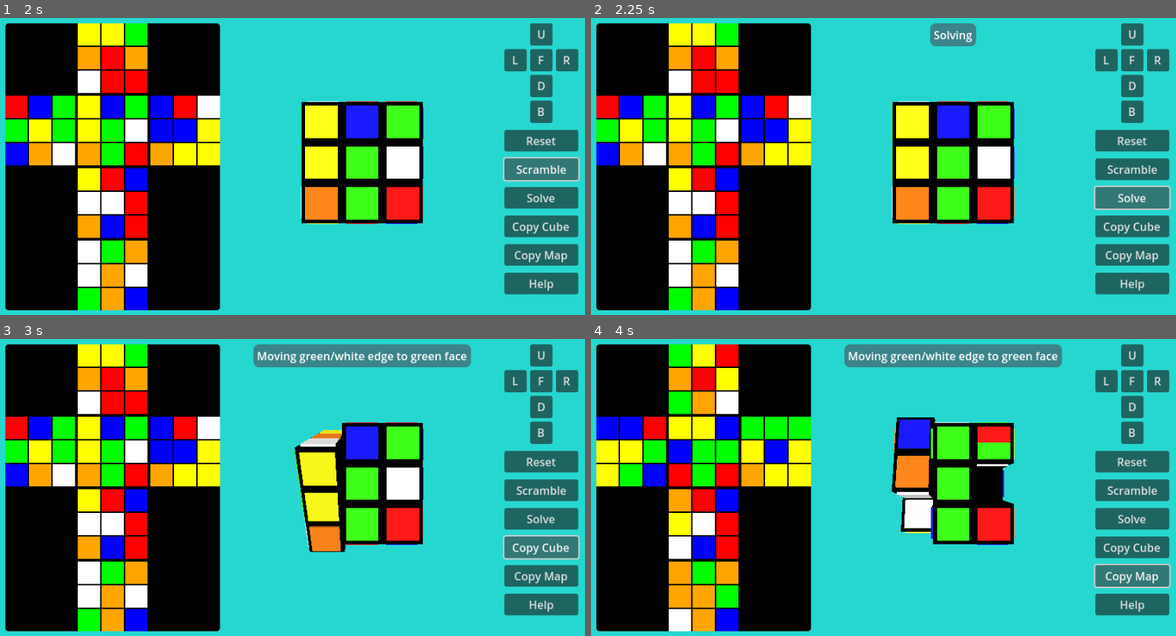
Above: before the commit, frames 1-4 (two rows, left to right).
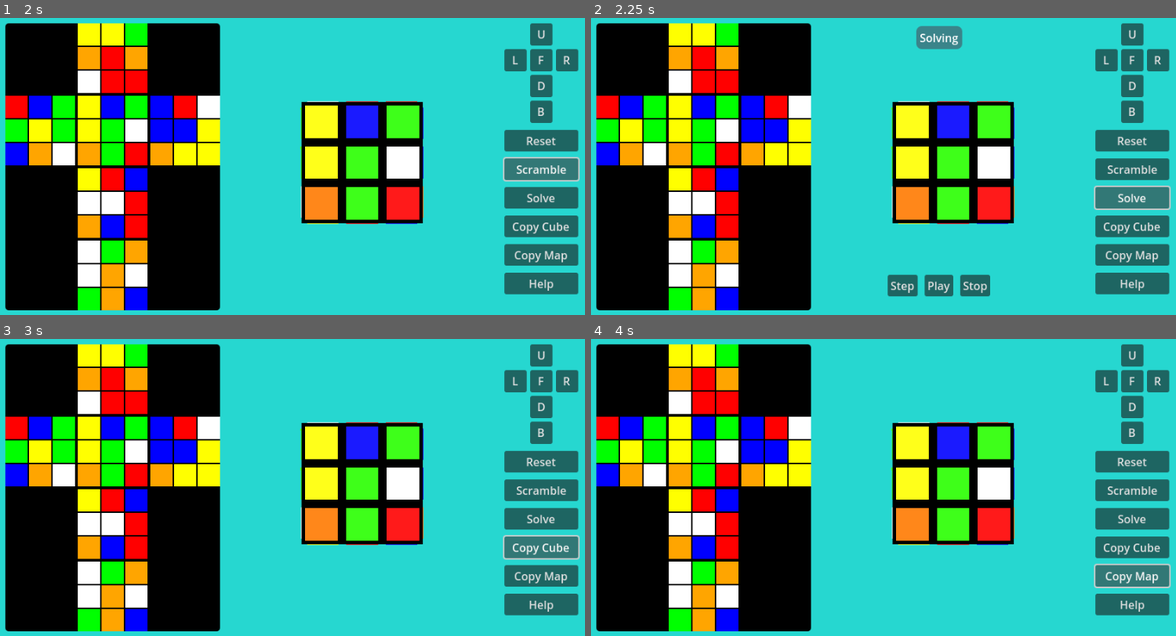
Above: after the commit, the same moments.

Repository: andrew-wilkes/cubic
Game: Godot game, scene res://scenes/main.tscn
Same seed, same stepped clock (60 frames per second), same inputs: the game is played once before the commit and once after it.
Inputs:
- Up to frame 1 (2 s): click "Reset" at 0.5 s; click "Scramble" at 1.25 s
- Up to frame 2 (2.25 s): click "Solve" at 2 s
- Up to frame 3 (3 s): click "Copy Cube" at 2.75 s
- Up to frame 4 (4 s): click "Copy Map" at 3.5 s

Frame 1 is identical in both runs. In frame 2, 1.7% of the frame differs, in the area x 50-69%, y 1-94%; in frame 3, 5.0%; in frame 4, 16%, in the area x 0-81%, y 1-99%.

Commit message:
Add logic for solve UI

Diff:
--- a/scenes/main.gd
+++ b/scenes/main.gd
@@ -4,6 +4,8 @@
 const FACE_MAPS = [[0,1,2,3,4,5],[0,2,3,5,4,1],[0,3,5,1,4,2],[0,5,1,2,4,3]] # G,B,O,Y
 const EDGE_MAPS = [[0,1,2,3,4,5,6,7,8,9,10,11],[2,0,3,1,7,4,5,6,11,8,9,10],[3,2,1,0,6,7,4,5,10,11,8,9],[1,3,0,2,5,6,7,4,9,10,11,8]]
 const CORNER_MAPS = [[0,1,2,3,4,5,6,7],[1,3,0,2,7,4,5,6],[3,2,1,0,6,7,4,5],[2,0,3,1,5,6,7,4]]
+
+enum { STOPPED, PLAYING, STEPPING }
 
 var bc
 var cmap
@@ -15,6 +17,7 @@
 var edge_map
 var corner_map
 var rotation_completed = true
+var play_state = STOPPED
 
 func _ready():
 	$C/UI.button_pressed.connect(_on_button_pressed)
@@ -22,13 +25,20 @@
 	cmap = $C/ColorMap
 	%Pivot.connect("rotation_complete", rotation_done)
 	bc.connect("rotation_complete", rotation_done)
-	%Note.hide()
+	%SUI.hide()
+	call_deferred("set_sui_transform")
+
+
+func set_sui_transform():
+	%SUI.size = %SVP.size
+	%SUI.position = %SVP.position
 
 
 func rotation_done():
 	rotation_completed = true
 	copy_cube()
-	solve()
+	if play_state == PLAYING:
+		solve()
 
 
 func _on_button_pressed(bname, shift, ctrl):
@@ -38,27 +48,34 @@
 			bc.get_node("Pivot").rotate_to_face(button_idx)
 		else:
 			var direction = -1 if shift else 1
-			solve_step = -1
+			stop_solving()
 			rotate_face(button_idx, direction, bc.get_node("Pivot").transform.basis)
 	match bname:
 		"Reset":
 			bc.reset()
 			copy_cube()
-			solve_step = -1
+			stop_solving()
 		"Scramble":
 			for n in randi_range(10, 15):
 				bc.rotate_face_immediate(randi() % 6, 1 if randf() > 0.5 else -1)
 			copy_cube()
-			solve_step = -1
+			stop_solving()
 		"Solve":
 			if rotation_completed:
 				if solve_step < 0:
 					solve_step = 1
-				solve()
+					play_state = STEPPING
+					%SUI.show()
+				if play_state == PLAYING:
+					stop_solving()
+				else:
+					solve()
 			#$Support.popup_centered()
 		"CopyCube":
+			stop_solving()
 			copy_cube()
 		"CopyMap":
+			stop_solving()
 			bc.apply_map($C/ColorMap.get_data())
 		"Help":
 			$Info.popup_centered()
@@ -476,7 +493,7 @@
 			add_note("Rotate top-right corner 4")
 		46:
 			add_note("Completed!")
-			solve_step = -1
+			stop_solving()
 
 
 func get_edge_position(cols):
@@ -530,9 +547,38 @@
 
 
 func hide_note():
-	%Note.text = ""
 	%Note.hide()
 
 
 func _on_note_timer_timeout():
 	hide_note()
+
+
+func _on_step_pressed():
+	solve()
+
+
+func _on_play_pressed():
+	if play_state == PLAYING:
+		%Play.text = "Play"
+		%Step.disabled = false
+		play_state = STEPPING
+	else:
+		%Play.text = "Pause"
+		%Step.disabled = true
+		play_state = PLAYING
+	solve()
+
+
+func _on_stop_pressed():
+	%SUI.hide()
+	play_state = STOPPED
+	stop_solving()
+
+
+func stop_solving():
+	solve_step = -1
+	play_state = STOPPED
+	%SUI.hide()
+	%Play.text = "Play"
+	%Step.disabled = false
--- a/scenes/main.tscn
+++ b/scenes/main.tscn
@@ -6,6 +6,13 @@
 [ext_resource type="Script" path="res://scenes/UI.gd" id="4_g6qdy"]
 [ext_resource type="PackedScene" uid="uid://dfknx5u3yhl8y" path="res://scenes/color_map.tscn" id="5_3m2rh"]
 [ext_resource type="Script" path="res://scenes/Support.gd" id="6_yx4e8"]
+
+[sub_resource type="StyleBoxFlat" id="StyleBoxFlat_h34t6"]
+content_margin_left = 5.0
+content_margin_top = 5.0
+content_margin_right = 5.0
+content_margin_bottom = 5.0
+bg_color = Color(0.141176, 0.141176, 0.141176, 1)
 
 [sub_resource type="StyleBoxFlat" id="StyleBoxFlat_oc1xb"]
 content_margin_left = 5.0
@@ -18,13 +25,6 @@
 corner_radius_bottom_right = 8
 corner_radius_bottom_left = 8
 
-[sub_resource type="StyleBoxFlat" id="StyleBoxFlat_h34t6"]
-content_margin_left = 5.0
-content_margin_top = 5.0
-content_margin_right = 5.0
-content_margin_bottom = 5.0
-bg_color = Color(0.141176, 0.141176, 0.141176, 1)
-
 [node name="Main" type="MarginContainer"]
 theme_override_constants/margin_left = 20
 theme_override_constants/margin_top = 20
@@ -41,6 +41,7 @@
 size_flags_vertical = 4
 
 [node name="SVP" type="SubViewportContainer" parent="C"]
+unique_name_in_owner = true
 layout_mode = 2
 
 [node name="VP" type="SubViewport" parent="C/SVP"]
@@ -61,16 +62,6 @@
 transform = Transform3D(1, 0, 0, 0, 1, 0, 0, 0, 1, 0, 0, 6)
 
 [node name="Light" type="DirectionalLight3D" parent="C/SVP/VP/BigCube/Pivot/Camera"]
-
-[node name="C" type="CenterContainer" parent="C/SVP"]
-custom_minimum_size = Vector2(400, 0)
-layout_mode = 2
-
-[node name="Note" type="Label" parent="C/SVP/C"]
-unique_name_in_owner = true
-layout_mode = 2
-theme_override_styles/normal = SubResource("StyleBoxFlat_oc1xb")
-text = "Text"
 
 [node name="UI" type="VBoxContainer" parent="C"]
 layout_mode = 2
@@ -209,5 +200,58 @@
 wait_time = 3.0
 one_shot = true
 
+[node name="Overlay" type="CanvasLayer" parent="."]
+
+[node name="SUI" type="VBoxContainer" parent="Overlay"]
+unique_name_in_owner = true
+offset_right = 400.0
+offset_bottom = 123.0
+mouse_filter = 2
+
+[node name="Gap" type="Control" parent="Overlay/SUI"]
+custom_minimum_size = Vector2(0, 20)
+layout_mode = 2
+
+[node name="C" type="CenterContainer" parent="Overlay/SUI"]
+custom_minimum_size = Vector2(400, 0)
+layout_mode = 2
+
+[node name="Note" type="Label" parent="Overlay/SUI/C"]
+unique_name_in_owner = true
+layout_mode = 2
+theme_override_styles/normal = SubResource("StyleBoxFlat_oc1xb")
+text = "Text"
+
+[node name="SP" type="Control" parent="Overlay/SUI"]
+layout_mode = 2
+size_flags_vertical = 3
+mouse_filter = 2
+
+[node name="C2" type="CenterContainer" parent="Overlay/SUI"]
+custom_minimum_size = Vector2(400, 0)
+layout_mode = 2
+
+[node name="HB" type="HBoxContainer" parent="Overlay/SUI/C2"]
+layout_mode = 2
+theme_override_constants/separation = 10
+
+[node name="Step" type="Button" parent="Overlay/SUI/C2/HB"]
+unique_name_in_owner = true
+layout_mode = 2
+text = "Step"
+
+[node name="Play" type="Button" parent="Overlay/SUI/C2/HB"]
+unique_name_in_owner = true
+layout_mode = 2
+text = "Play"
+
+[node name="Stop" type="Button" parent="Overlay/SUI/C2/HB"]
+unique_name_in_owner = true
+layout_mode = 2
+text = "Stop"
+
 [connection signal="meta_clicked" from="Support/Text" to="Support" method="_on_text_meta_clicked"]
 [connection signal="timeout" from="NoteTimer" to="." method="_on_note_timer_timeout"]
+[connection signal="pressed" from="Overlay/SUI/C2/HB/Step" to="." method="_on_step_pressed"]
+[connection signal="pressed" from="Overlay/SUI/C2/HB/Play" to="." method="_on_play_pressed"]
+[connection signal="pressed" from="Overlay/SUI/C2/HB/Stop" to="." method="_on_stop_pressed"]
